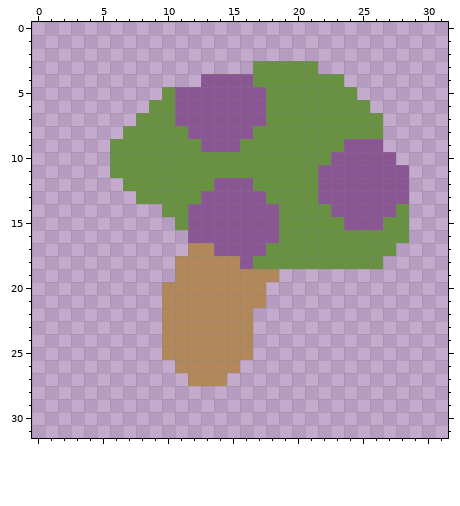
Two states of a pixel-art file, frontend/public/badges/pwn.aseprite. This is how it looked before the edit.
32x32 pixels, 1 frame.
The same view after the edit:
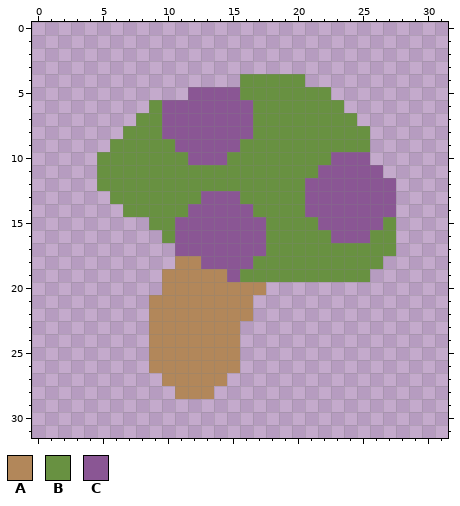
Palette (. is transparent): A #b2875a  B #689141  C #8a5694
Edits made:
{"change": "layer \"Group 1/Layer 2\" added"}
{"change": "layer \"Group 1/Layer 1\" added"}
{"change": "layer \"Group 1/Layer 3\" added"}
{"change": "layer \"Layer 2\" removed"}
{"change": "layer \"Layer 1\" removed"}
{"change": "layer \"Layer 3\" removed"}
{"y":3,"x":17,"old":"BBBBB","new":"....."}
{"y":4,"x":13,"old":"CCCC","new":"...B"}
{"y":4,"x":21,"old":"BBB","new":"..."}
{"y":5,"x":10,"old":"BC","new":".."}
{"y":5,"x":16,"old":"CC","new":"BB"}
{"y":5,"x":23,"old":"BB","new":".."}
{"y":6,"x":10,"old":"B","new":"C"}
{"y":6,"x":17,"old":"C","new":"B"}
{"y":6,"x":24,"old":"BB","new":".."}
{"y":7,"x":10,"old":"B","new":"C"}
{"y":7,"x":17,"old":"C","new":"B"}
{"y":7,"x":25,"old":"BB","new":".."}
{"y":8,"x":10,"old":"BB","new":"CC"}
{"y":8,"x":26,"old":"B","new":"."}
{"y":9,"x":11,"old":"BB","new":"CC"}
{"y":9,"x":24,"old":"CCC","new":"BB."}
{"y":10,"x":5,"old":".","new":"B"}
{"y":10,"x":12,"old":"BBB","new":"CCC"}
{"y":10,"x":26,"old":"CC","new":".."}
{"y":11,"x":5,"old":".","new":"B"}
{"y":11,"x":27,"old":"CC","new":".."}
{"y":12,"x":5,"old":"..","new":"BB"}
{"y":12,"x":14,"old":"CCC","new":"BBB"}
{"y":12,"x":21,"old":"B","new":"C"}
{"y":12,"x":28,"old":"C","new":"."}
{"y":13,"x":6,"old":"..","new":"BB"}
{"y":13,"x":16,"old":"CC","new":"BB"}
{"y":13,"x":21,"old":"B","new":"C"}
{"y":13,"x":28,"old":"C","new":"."}
{"y":14,"x":7,"old":"...","new":"BBB"}
{"y":14,"x":17,"old":"CC","new":"BB"}
{"y":14,"x":21,"old":"BB","new":"CC"}
{"y":14,"x":28,"old":"B","new":"."}
{"y":15,"x":9,"old":"..B","new":"BBC"}
{"y":15,"x":18,"old":"C","new":"B"}
{"y":15,"x":22,"old":"BB","new":"CC"}
{"y":15,"x":28,"old":"B","new":"."}
{"y":16,"x":10,"old":"..","new":"BC"}
{"y":16,"x":18,"old":"C","new":"B"}
{"y":16,"x":23,"old":"BBB","new":"CCC"}
{"y":16,"x":28,"old":"B","new":"."}
{"y":17,"x":11,"old":".AA","new":"CCC"}
{"y":18,"x":13,"old":"AAA","new":"CCC"}
{"y":19,"x":10,"old":".","new":"A"}
{"y":19,"x":15,"old":"AAAA.......","new":"CBBBBBBBBBB"}
{"y":21,"x":9,"old":".","new":"A"}
{"y":21,"x":17,"old":"A","new":"."}
{"y":22,"x":9,"old":".","new":"A"}
{"y":23,"x":9,"old":".","new":"A"}
{"y":23,"x":16,"old":"A","new":"."}
{"y":24,"x":9,"old":".","new":"A"}
{"y":24,"x":16,"old":"A","new":"."}
{"y":25,"x":9,"old":".","new":"A"}
{"y":25,"x":16,"old":"A","new":"."}
{"y":26,"x":9,"old":"..","new":"AA"}
{"y":27,"x":10,"old":"..","new":"AA"}
{"y":28,"x":11,"old":"...","new":"AAA"}
